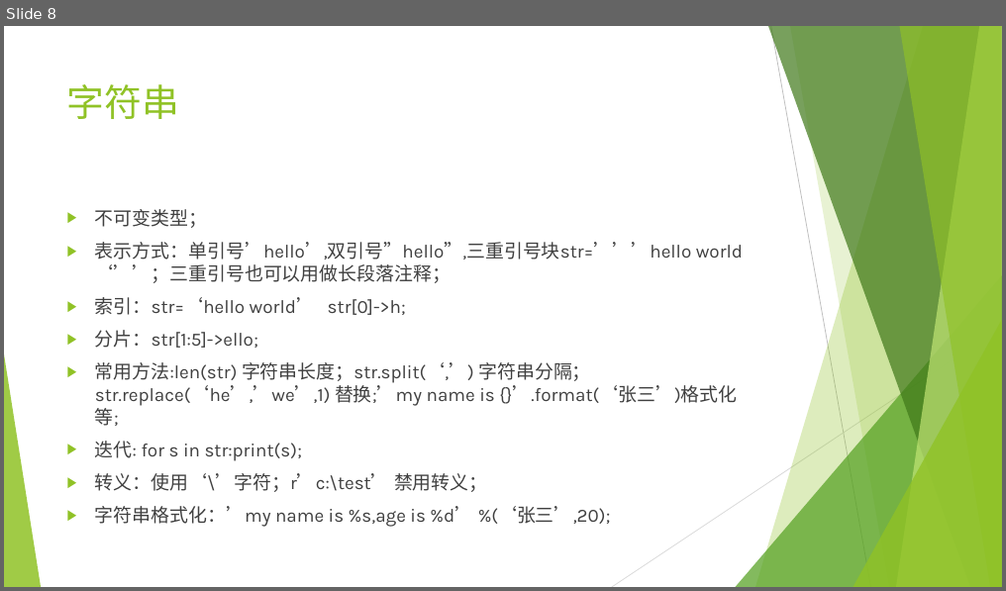
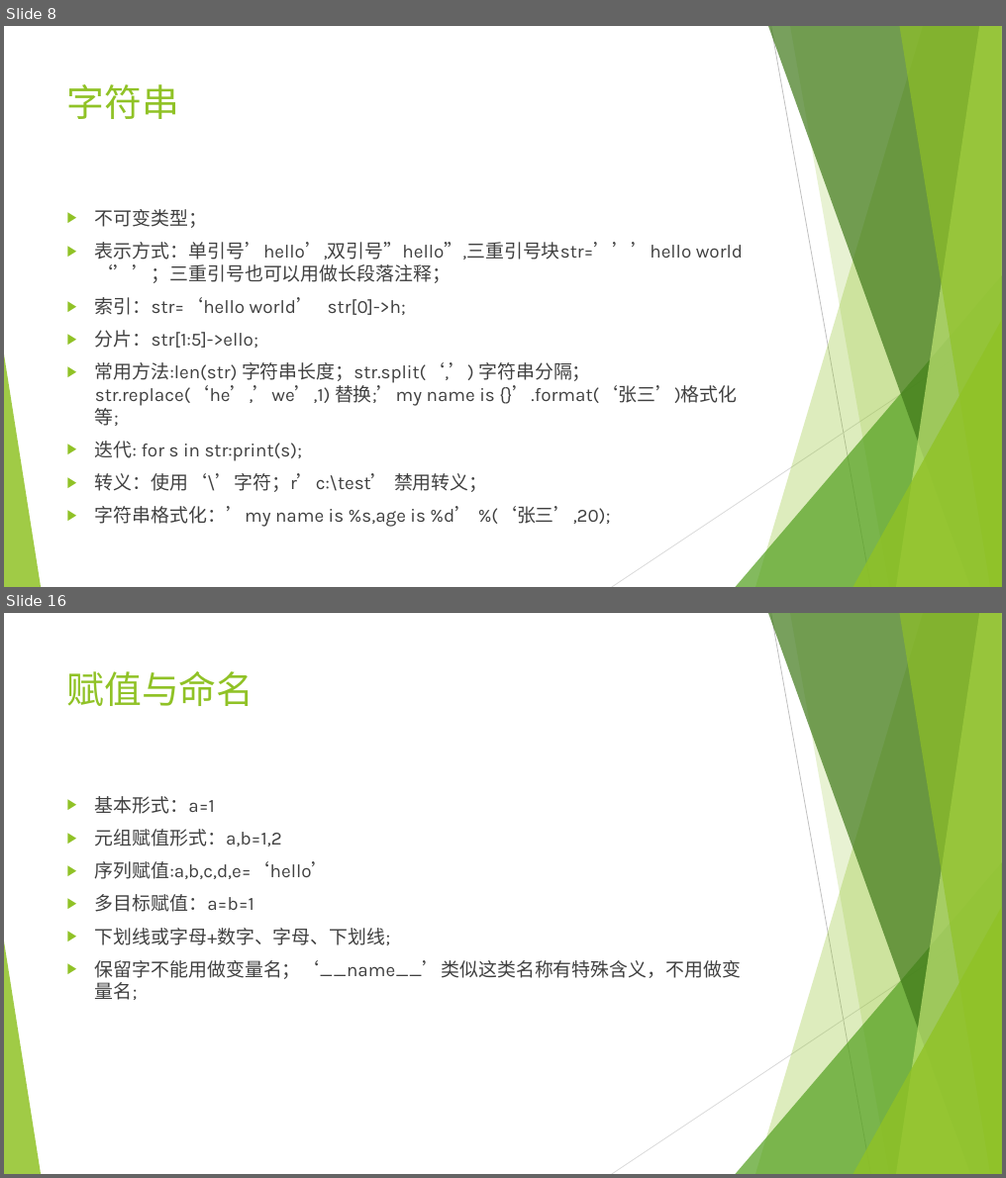
Before and after one commit to mrzhangs1015916/LearnPython, a slide deck: python.pptx. Shown one above the other, each under a label of ours: slide 8 before the commit, slides 8 and 16 after it; the slides between them are not shown. The pictures are 1006x591 and 1006x1178 pixels, drawn with LibreOffice and Linux fonts; fonts in the diff are those of the drawing. Boxes give left, top, right and bottom in pixels: in the first picture for what was removed or moved away, otherwise in the second. Text is boxed around its words. In the diff, an @@ line names an element or a change of style, - is before the commit and + after.

```diff
--- a/python.pptx
+++ b/python.pptx
@@ slide 16 added at <box>4,613,1002,1174</box>, background #FFFFFF; not listed: 10 template elements that a slide beside it also shows @@
@@ title added at <box>67,671,254,706</box>, 36 pt, text #90C226 @@
+赋值与命名
@@ text added at <box>95,796,741,1000</box>, 18 pt, text #404040 @@
+▶ 基本形式：a=1
+▶ 元组赋值形式：a,b=1,2
+▶ 序列赋值:a,b,c,d,e=‘hello’
+▶ 多目标赋值：a=b=1
+▶ 下划线或字母+数字、字母、下划线;
+▶ 保留字不能用做变量名；‘__name__’类似这类名称有特殊含义，不用做变量名;
```
Also in this commit, not shown: 8 other slides added.
